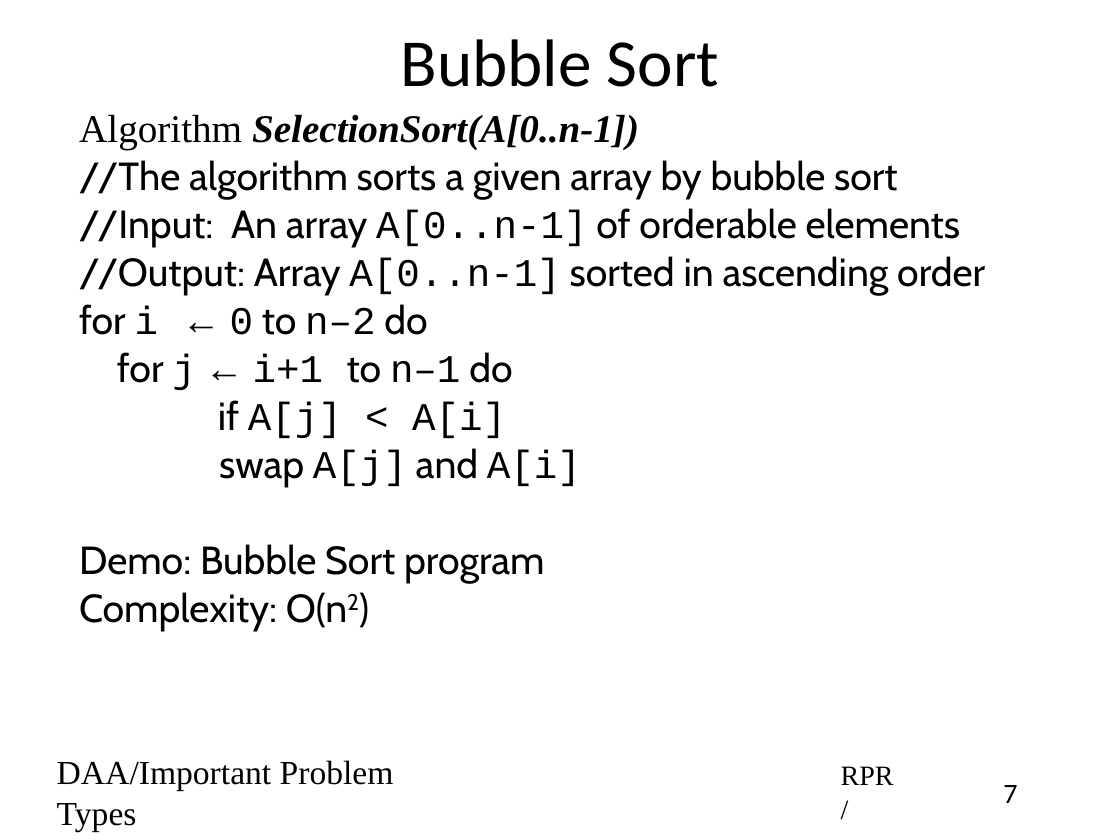
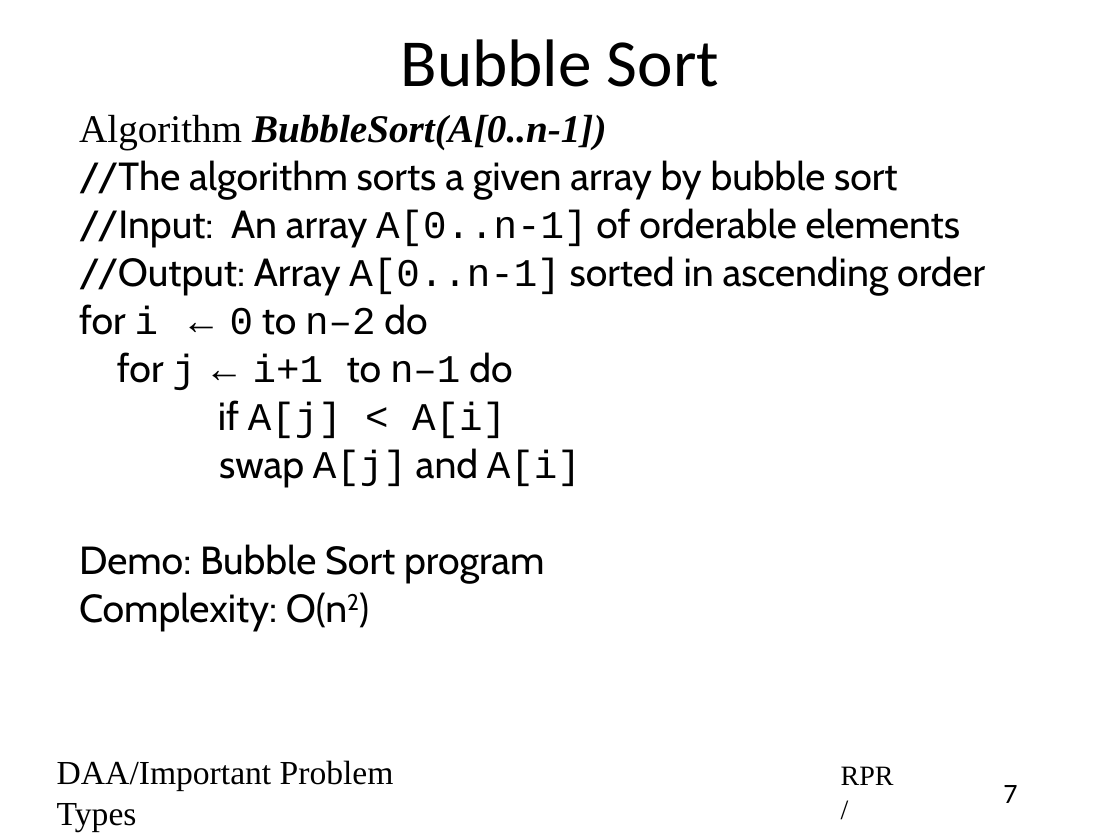
Before and after one commit to rprustagi/2019-17CS43-DAA, a slide deck: slide 7 of Slides-RPR/2019-H1-DAA-L08-Important-Problem-Types.pptx. Drawn at 1120x840 pixels with LibreOffice and Linux fonts; fonts in the diff are those of the drawing. Boxes give left, top, right and bottom in pixels: in the first picture for what was removed or moved away, otherwise in the second. Text is boxed around its words. In the diff, an @@ line names an element or a change of style, - is before the commit and + after.

Commit message:
Typo errors in slides fixed

```diff
--- a/Slides-RPR/2019-H1-DAA-L08-Important-Problem-Types.pptx
+++ b/Slides-RPR/2019-H1-DAA-L08-Important-Problem-Types.pptx
@@ text at box(79, 114, 607, 150): text changed @@
-Algorithm SelectionSort(A[0..n-1])
+Algorithm BubbleSort(A[0..n-1])
```
Also in this commit, not shown: 2 other slides changed, 11 other files.
